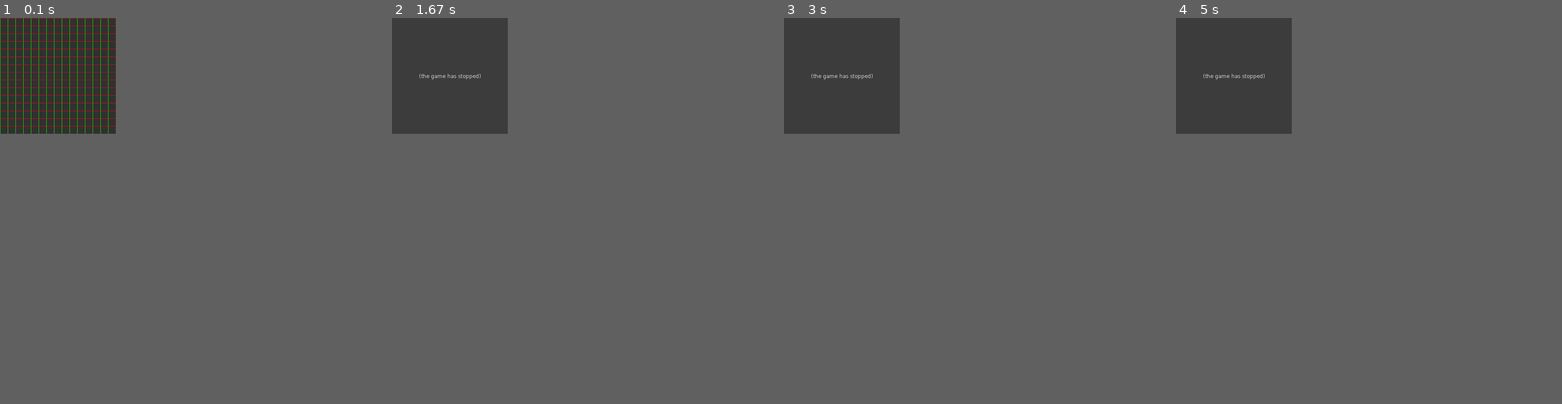
Above: before the commit, frames 1-4 (left to right).
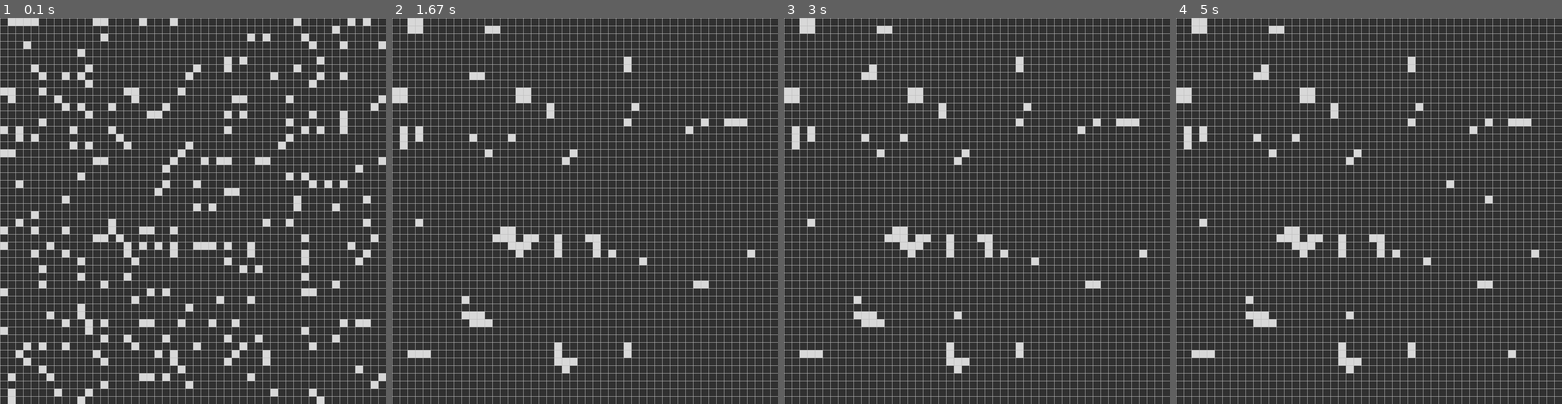
Above: after the commit, the same moments.

Repository: SanAdh13/PyGameOfLife
Game: pygame game, started from GameOfLife.py
Two runs of this game, one before a commit and one after it. Both use one fixed random seed, a clock stepped at 60 frames per second and the inputs below.
Inputs (mouse positions are in pixels of both pictures, inside the frame that each line leads up to):
- Up to frame 1 (0.1 s): no input
- Up to frame 2 (1.67 s): tap S at 0.33 s; click (585, 238) at 0.85 s; move the mouse to (465, 299) at 1.17 s; click (465, 299) at 1.4 s
- Up to frame 3 (3 s): move the mouse to (876, 68) at 1.77 s; click (876, 68) at 2.02 s; move the mouse to (957, 311) at 2.4 s; click (957, 311) at 2.67 s
- Up to frame 4 (5 s): move the mouse to (1515, 357) at 3.07 s; click (1515, 357) at 3.33 s; move the mouse to (1446, 180) at 3.73 s; click (1446, 180) at 4 s; move the mouse to (1488, 203) at 4.4 s; click (1488, 203) at 4.67 s
In our replay, the window is 270x270 before the commit and 900x900 after it. These sizes can differ from the game's own. Grey fills any space a smaller window leaves; there, only what the larger window draws over its background counts as a difference.

The runs differ from the first frame. In frame 1, 19% of the frame differs, in the area x 0-100%, y 0-100%; in frame 2, 14%; in frame 3, 14%; in frame 4, 14%.
Error before the commit: IndexError: list index out of range (GameOfLife.py line 97); the game stopped at 0.85 s (later frames are placeholders)

Commit message:
10% chance of a cell being alive on init, generation animation, added step function with Key S to be able to see next generation

Diff:
--- a/GameOfLife.py
+++ b/GameOfLife.py
@@ -1,9 +1,9 @@
 import pygame
 import numpy as np
-
+import random
 pygame.init()
 
-width,height = 300,300
+width,height = 1000,1000
 screen = pygame.display.set_mode((width,height))
 
 # Set the number of cells in each row and column
@@ -12,13 +12,27 @@
 cell_width = width // n_cells_x
 cell_height = height // n_cells_y
 
-grid = [[0] * n_cells_x for _ in range(n_cells_y)]
+def generateNum():
+    if random.random() < 0.1:
+        return 1
+    else:
+        return 0
+grid = [[generateNum() for _ in range(n_cells_x)] for _ in range(n_cells_y)]
+# grid = [[0]*n_cells_x for _ in range(n_cells_y)]
+
+# # Probability of getting 1
+# probability_of_one = 0.1
+
+# # Create a grid of random numbers
+# grid = np.random.choice([0, 1], size=(n_cells_y, n_cells_x), p=[1 - probability_of_one, probability_of_one])
+
+
 
 # Define the colors
 bg_color = pygame.Color('gray20')
 alive_color = pygame.Color('gray86')
 
-# Function to update the grid based on the Game of Life rules
+# Game of Life ruleset
 def update_grid():
     def countNeighbours(r,c):
         n = 0
@@ -68,15 +82,19 @@
 
     # Draw the grid lines
     for x in range(0, width, cell_width):
-        pygame.draw.line(screen, pygame.Color('green'), (x, 0), (x, height))
+        pygame.draw.line(screen, pygame.Color('gray'), (x, 0), (x, height))
     for y in range(0, height, cell_height):
-        pygame.draw.line(screen, pygame.Color('red'), (0, y), (width, y))
+        pygame.draw.line(screen, pygame.Color('gray'), (0, y), (width, y))
 
     # Update the display
     pygame.display.flip()
 
 running = True
 paused = True
+
+clock = pygame.time.Clock()
+iteration_delay = 200  # Delay in milliseconds (increase for slower iterations)
+
 while running:
     for event in pygame.event.get():
         if event.type == pygame.QUIT:
@@ -84,7 +102,10 @@
         elif event.type == pygame.KEYDOWN:
             if event.key == pygame.K_SPACE:
                 paused = not paused
-
+            if event.key == pygame.K_s:
+                paused = not paused
+                update_grid()
+                paused = not paused
 
         elif event.type == pygame.MOUSEBUTTONDOWN:
             if event.button == 1:  # Left mouse button
@@ -100,6 +121,7 @@
         update_grid()
 
     draw_grid()
+    clock.tick(1000 // iteration_delay)
 
 
 pygame.quit()
Not shown, added: README.md
Not shown, added: .gitignore
